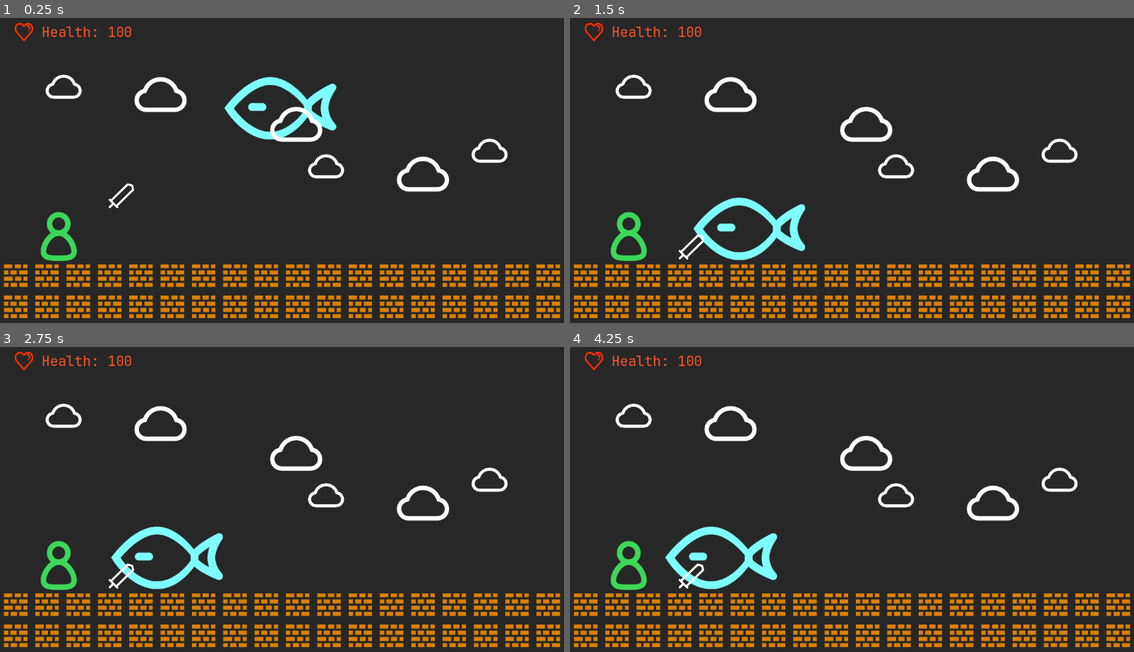
Above: before the commit, frames 1-4 (two rows, left to right).
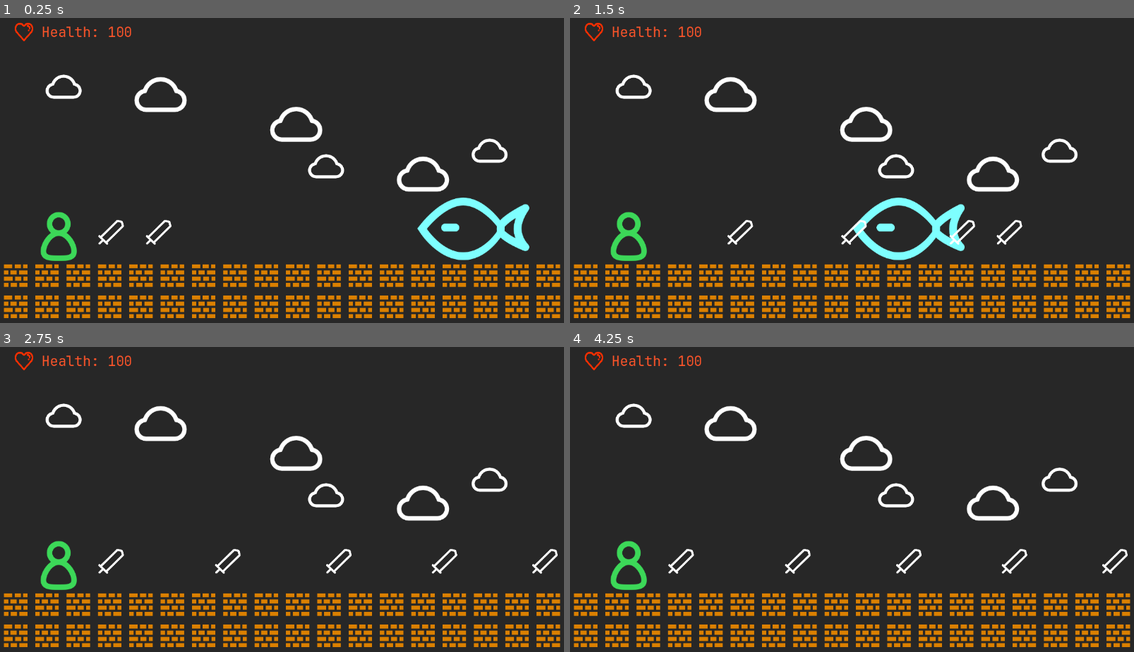
Above: after the commit, the same moments.

Repository: qingzhixing/Icon-Rogue
Game: Godot game, scene res://scene/game_scene.tscn
Two runs of this game, one before a commit and one after it. Both use one fixed random seed, a clock stepped at 60 frames per second and the inputs below.
Inputs:
- Up to frame 1 (0.25 s): no input
- Up to frame 2 (1.5 s): no input
- Up to frame 3 (2.75 s): no input
- Up to frame 4 (4.25 s): no input

The runs differ from the first frame. In frame 1, 3.2% of the frame differs, in the area x 17-94%, y 19-80%; in frame 2, 3.4%, in the area x 19-81%, y 58-80%; in frame 3, 2.0%; in frame 4, 2.0%.

Commit message:
🧊 Sword 生成

Diff:
--- a/assets/sprite/entity/fish.tscn
+++ b/assets/sprite/entity/fish.tscn
@@ -22,7 +22,7 @@
 [node name="EntityData" parent="." instance=ExtResource("2_1yog8")]
 max_health = 80
 health = 80
-speed = 20
+speed = 40
 
 [node name="CollisionShape2D" type="CollisionShape2D" parent="."]
 position = Vector2(-16, 0)
--- a/assets/sprite/weapon/Sword.tscn
+++ b/assets/sprite/weapon/Sword.tscn
@@ -12,6 +12,7 @@
 
 [node name="Sword" type="RigidBody2D"]
 collision_layer = 8
+gravity_scale = 0.0
 lock_rotation = true
 script = ExtResource("1_cmeob")
 
@@ -37,6 +38,7 @@
 max_health = 5
 health = 5
 defense = 0
+speed = 500
 
 [connection signal="area_entered" from="Attack Area" to="." method="on_area_entered"]
 [connection signal="area_exited" from="Attack Area" to="." method="on_area_exited"]
--- a/scene/game_scene.tscn
+++ b/scene/game_scene.tscn
@@ -1,19 +1,21 @@
-[gd_scene load_steps=12 format=3 uid="uid://cpmic0eif1dup"]
+[gd_scene load_steps=13 format=3 uid="uid://cpmic0eif1dup"]
 
 [ext_resource type="Texture2D" uid="uid://bh4jmqayun8c0" path="res://assets/ui/heart.png" id="1_djtiv"]
 [ext_resource type="PackedScene" uid="uid://c7s61c8fyguyi" path="res://assets/map_element/ground/brick.tscn" id="1_qsiw5"]
+[ext_resource type="Script" uid="uid://d1tual0n1mui1" path="res://script/game_control/ui_controller.gd" id="1_w3nls"]
 [ext_resource type="PackedScene" uid="uid://dbr1d3ag3is1e" path="res://assets/sprite/entity/player.tscn" id="2_1tamk"]
 [ext_resource type="Theme" uid="uid://bvbf0bvyvo0vp" path="res://resources/theme/normal_theme.tres" id="2_ouui0"]
-[ext_resource type="PackedScene" uid="uid://df301vaq34gtk" path="res://scene/ground.tscn" id="2_txacy"]
 [ext_resource type="PackedScene" uid="uid://disiro1pn17a" path="res://assets/sprite/entity/fish.tscn" id="3_t26x3"]
-[ext_resource type="Script" uid="uid://beg5my03cqqsl" path="res://script/ui/player_health.gd" id="3_x387o"]
 [ext_resource type="Texture2D" uid="uid://bevkwdjs11wym" path="res://assets/map_element/decorations/cloud.png" id="5_ud8a0"]
+[ext_resource type="PackedScene" uid="uid://b0vnif1uqsn36" path="res://scene/node2d_spawner.tscn" id="8_c8mr4"]
 [ext_resource type="PackedScene" uid="uid://balgi0d8jpxym" path="res://assets/sprite/weapon/Sword.tscn" id="9_ojbyw"]
 
 [sub_resource type="StyleBoxEmpty" id="StyleBoxEmpty_5w0dq"]
 
 [sub_resource type="PhysicsMaterial" id="PhysicsMaterial_jipil"]
 friction = 0.0
+
+[sub_resource type="WorldBoundaryShape2D" id="WorldBoundaryShape2D_157wv"]
 
 [node name="game_scene" type="Node2D"]
 
@@ -25,6 +27,8 @@
 color = Color(0.151996, 0.151996, 0.151996, 1)
 
 [node name="UI" type="CanvasLayer" parent="."]
+unique_name_in_owner = true
+script = ExtResource("1_w3nls")
 
 [node name="MarginContainer" type="MarginContainer" parent="UI"]
 offset_right = 1152.0
@@ -58,7 +62,33 @@
 theme_override_font_sizes/font_size = 28
 text = "Health: Infinity"
 vertical_alignment = 1
-script = ExtResource("3_x387o")
+
+[node name="Game Over Overlay" type="Control" parent="UI"]
+layout_mode = 3
+anchors_preset = 0
+offset_right = 1152.0
+offset_bottom = 648.0
+
+[node name="ColorRect" type="ColorRect" parent="UI/Game Over Overlay"]
+layout_mode = 0
+offset_right = 1152.0
+offset_bottom = 648.0
+color = Color(0.301901, 0.210716, 0.180196, 0.843137)
+metadata/_edit_use_anchors_ = true
+
+[node name="Label" type="Label" parent="UI/Game Over Overlay"]
+layout_mode = 0
+offset_right = 1152.0
+offset_bottom = 640.0
+theme = ExtResource("2_ouui0")
+theme_override_colors/font_color = Color(0.254902, 0.972549, 0.823529, 1)
+theme_override_colors/font_outline_color = Color(1, 0.439706, 0.841339, 1)
+theme_override_constants/outline_size = 10
+theme_override_font_sizes/font_size = 160
+text = "Game Over"
+horizontal_alignment = 1
+vertical_alignment = 1
+metadata/_edit_use_anchors_ = true
 
 [node name="Camera2D" type="Camera2D" parent="."]
 position_smoothing_enabled = true
@@ -67,7 +97,7 @@
 position = Vector2(-456, 200)
 
 [node name="Fish" parent="." instance=ExtResource("3_t26x3")]
-position = Vector2(16, -147)
+position = Vector2(416, 125)
 mass = 0.1
 
 [node name="Map Elements" type="Node2D" parent="."]
@@ -184,11 +214,14 @@
 [node name="BrickSprite36" parent="Map Elements/bricks" instance=ExtResource("1_qsiw5")]
 position = Vector2(544, 96)
 
-[node name="Ground" parent="Map Elements" instance=ExtResource("2_txacy")]
+[node name="Ground" type="StaticBody2D" parent="Map Elements"]
 position = Vector2(0, 192)
 collision_mask = 31
 physics_material_override = SubResource("PhysicsMaterial_jipil")
 
+[node name="CollisionShape2D" type="CollisionShape2D" parent="Map Elements/Ground"]
+shape = SubResource("WorldBoundaryShape2D_157wv")
+
 [node name="Clouds" type="Node2D" parent="Map Elements"]
 
 [node name="Cloud" type="Sprite2D" parent="Map Elements/Clouds"]
@@ -221,8 +254,9 @@
 scale = Vector2(0.61, 0.61)
 texture = ExtResource("5_ud8a0")
 
+[node name="Node2D Spawner" parent="." instance=ExtResource("8_c8mr4")]
+position = Vector2(-456, 135)
+target_scene = ExtResource("9_ojbyw")
+
 [node name="Sword" parent="." instance=ExtResource("9_ojbyw")]
-position = Vector2(-328, 32)
-interval_ms = 500
-
-[connection signal="update_player_health_display" from="Player" to="UI/MarginContainer/VBoxContainer/HBoxContainer/Player Health" method="update_player_health_display"]
+position = Vector2(-367, 135)
--- a/scene/ground.tscn
+++ /dev/null
@@ -1,8 +0,0 @@
-[gd_scene load_steps=2 format=3 uid="uid://df301vaq34gtk"]
-
-[sub_resource type="WorldBoundaryShape2D" id="WorldBoundaryShape2D_157wv"]
-
-[node name="Ground" type="StaticBody2D"]
-
-[node name="CollisionShape2D" type="CollisionShape2D" parent="."]
-shape = SubResource("WorldBoundaryShape2D_157wv")
--- /dev/null
+++ b/scene/node2d_spawner.tscn
@@ -0,0 +1,6 @@
+[gd_scene load_steps=2 format=3 uid="uid://b0vnif1uqsn36"]
+
+[ext_resource type="Script" uid="uid://b3d1q6xevqdjj" path="res://script/game_control/node_2d_spawner.gd" id="1_5kapb"]
+
+[node name="Node2D Spawner" type="Node2D"]
+script = ExtResource("1_5kapb")
--- a/script/entity/player.gd
+++ b/script/entity/player.gd
@@ -5,11 +5,10 @@
 @export var knock_back_velocity = 300
 
 @onready var entity_data: EntityData = $EntityData
-
-signal update_player_health_display(health: int);
+@onready var ui: UIController = %UI
 
 func _ready():
-	update_player_health_display.emit(entity_data.health);
+	ui.update_player_health_display(entity_data.health);
 
 func on_area_entered(area: Area2D):
 	if area.get_parent() is Fish:
@@ -23,18 +22,17 @@
 		fish_entity.take_damage(entity_data.attack, entity_data);
 
 
+@warning_ignore("unused_parameter")
 func on_damaged(damage: int, source: EntityData) -> void:
 	GlobalSoundPlayer.play_sfx("injured/hurt" + str(randi() % 2 + 1) + ".ogg", 0.5);
-	update_player_health_display.emit(entity_data.health);
-	pass # Replace with function body.
+	ui.update_player_health_display(entity_data.health);
 
 
 func on_death() -> void:
-	update_player_health_display.emit(entity_data.health);
+	ui.update_player_health_display(entity_data.health);
 	print("Player Died!");
 	# Sound Effect
 	GlobalSoundPlayer.play_sfx("game_state/Lose.ogg");
 	# respawn
 	entity_data.health = entity_data.max_health;
-	update_player_health_display.emit(entity_data.health);
-	pass # Replace with function body.
+	ui.update_player_health_display(entity_data.health);
--- /dev/null
+++ b/script/game_control/node_2d_spawner.gd
@@ -0,0 +1,39 @@
+extends Node2D
+
+@export_category("Spawner")
+@export var target_scene: PackedScene = null;
+@export var spawn_interval_sec: float = 0.5;
+@export var instance_life_time_sec: float = 5;
+
+var _last_spawn_tick: float = -100;
+
+func _process(delta):
+	if target_scene == null:
+		return ;
+	var current_tick = Time.get_ticks_msec() / 1000.0;
+	if current_tick - _last_spawn_tick < spawn_interval_sec:
+		return ;
+	_last_spawn_tick = current_tick;
+
+	# Spawn a new instance of the target scene
+	var instance = target_scene.instantiate();
+	if instance == null:
+		return ;
+	if !instance is Node2D:
+		return ;
+	instance = instance as Node2D;
+
+	get_tree().current_scene.add_child(instance);
+	instance.position = position;
+	instance.rotation = rotation;
+
+	# Set the life time of the instance
+	var timer: Timer = Timer.new();
+	timer.set_wait_time(instance_life_time_sec);
+	timer.timeout.connect(
+		func():
+			instance.queue_free();
+			timer.queue_free();
+	);
+	add_child(timer);
+	timer.start();
--- /dev/null
+++ b/script/game_control/ui_controller.gd
@@ -0,0 +1,13 @@
+extends Node
+
+class_name UIController
+
+@onready var health_label: Label = $"MarginContainer/VBoxContainer/HBoxContainer/Player Health"
+@onready var game_over_overlay: Control = $"Game Over Overlay"
+
+func _ready() -> void:
+	game_over_overlay.visible = false;
+
+func update_player_health_display(health: int) -> void:
+	health_label.text = "Health: " + str(health)
+	pass # Replace with function body.
--- a/script/ui/player_health.gd
+++ /dev/null
@@ -1,6 +0,0 @@
-extends Label
-
-
-func update_player_health_display(health: int) -> void:
-	text = "Health: " + str(health)
-	pass # Replace with function body.
--- a/script/weapon/sword.gd
+++ b/script/weapon/sword.gd
@@ -4,17 +4,18 @@
 
 @export_category("Weapon")
 @export var knockback = 30
-@export var interval_ms = 200;
+@export var interval_sec = 0.3;
 
 var _entered_entity: Array;
-var _last_attack_tick = 0
+var _last_attack_tick = -100
 
 func _ready() -> void:
-	_last_attack_tick = Time.get_ticks_msec();
+	linear_velocity.x = entity_data.speed;
 
+@warning_ignore("unused_parameter")
 func _process(delta: float) -> void:
 	var current_tick = Time.get_ticks_msec();
-	if current_tick - _last_attack_tick < interval_ms:
+	if current_tick - _last_attack_tick < interval_sec * 1000:
 		return
 	_last_attack_tick = current_tick;
 
Not shown, added: script/game_control/node_2d_spawner.gd.uid
Not shown, added: script/game_control/ui_controller.gd.uid
Not shown, removed: script/ui/player_health.gd.uid
